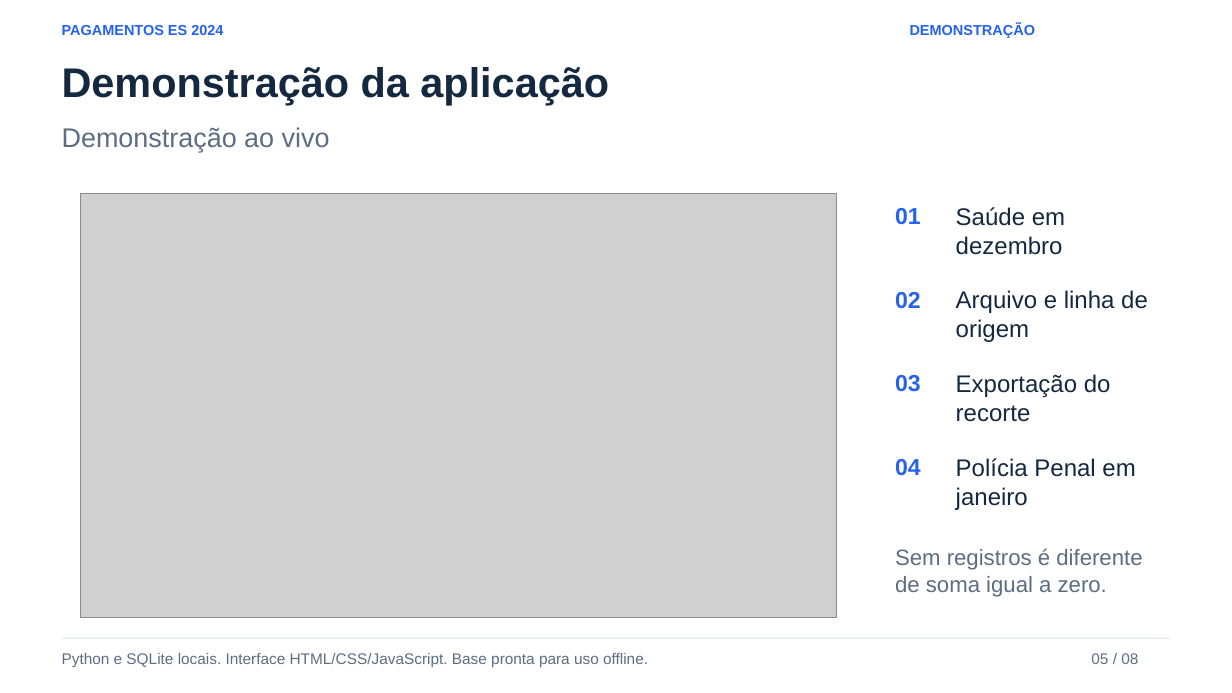
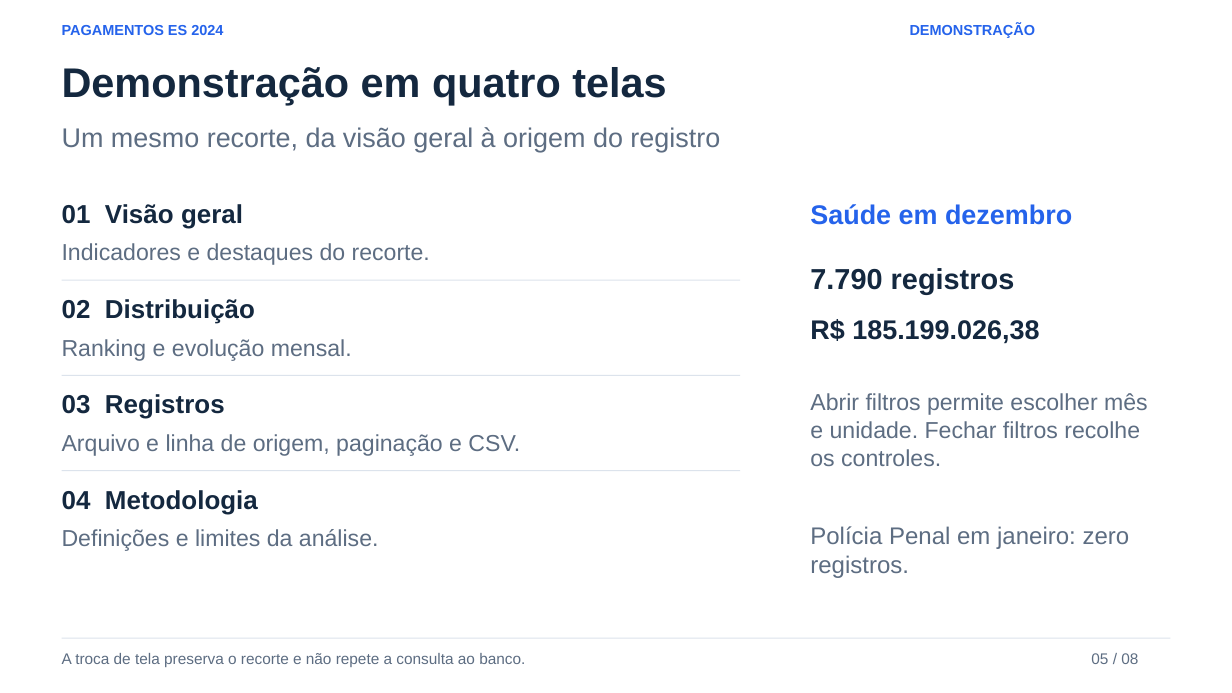
Before and after one commit to Stratfy/cp5-data, a slide deck: slide 5 of docs/apresentacao_pagamentos_es_2024.pptx. Drawn at 1232x693 pixels with LibreOffice and Linux fonts; fonts in the diff are those of the drawing; grey boxes stand for pictures. Boxes give left, top, right and bottom in pixels: in the first picture for what was removed or moved away, otherwise in the second. Text is boxed around its words. In the diff, an @@ line names an element or a change of style, - is before the commit and + after.

```diff
--- a/docs/apresentacao_pagamentos_es_2024.pptx
+++ b/docs/apresentacao_pagamentos_es_2024.pptx
@@ text at (62,67,666,105): text changed @@
-Demonstração da aplicação
+Demonstração em quatro telas
@@ text at (62,127,720,152): text changed @@
-Demonstração ao vivo
+Um mesmo recorte, da visão geral à origem do registro
@@ text added at (62,204,243,229), 20.2 pt, text #14283F, bold @@
+01 Visão geral
@@ picture removed at (81,193,837,617) @@
@@ text "Saúde em dezembro": place and size @@
-text "Saúde em dezembro" at (956,207,1065,255)
+text "Saúde em dezembro" at (810,204,1072,225)
@@ text "Saúde em dezembro" at (810,204,1072,225): size 18.8 to 21 pt, text colour #14283F to #2563EB, bold on @@
@@ text removed at (895,208,921,225) @@
-01
@@ text added at (62,243,430,265), 18 pt, text #5D6D82 @@
+Indicadores e destaques do recorte.
@@ text added at (810,268,1015,295), 22.5 pt, text #14283F, bold @@
+7.790 registros
@@ text at (62,299,255,324): text changed; size 18 to 20.2 pt; text colour #2563EB to #14283F @@
-02
+02 Distribuição
@@ line added from (62, 280) to (740, 280), #DCE3EC 0.75 pt @@
@@ text added at (810,319,1039,344), 21 pt, text #14283F, bold @@
+R$ 185.199.026,38
@@ text added at (62,339,352,361), 18 pt, text #5D6D82 @@
+Ranking e evolução mensal.
@@ line added from (62, 375) to (740, 375), #DCE3EC 0.75 pt @@
@@ text removed at (956,374,1111,422) @@
-Exportação do recorte
@@ text at (62,394,225,419): text changed; size 18 to 20.2 pt; text colour #2563EB to #14283F @@
-03
+03 Registros
@@ text added at (810,393,1148,466), 18 pt, text #5D6D82 @@
+Abrir filtros permite escolher mês e unidade. Fechar filtros recolhe os controles.
@@ text at (62,434,520,456): text changed; size 18.8 to 18 pt; text colour #14283F to #5D6D82 @@
-Arquivo e linha de origem
+Arquivo e linha de origem, paginação e CSV.
@@ line added from (62, 470) to (740, 470), #DCE3EC 0.75 pt @@
@@ text at (62,490,258,515): text changed; size 18 to 20.2 pt; text colour #2563EB to #14283F @@
-04
+04 Metodologia
@@ text added at (62,529,379,551), 18 pt, text #5D6D82 @@
+Definições e limites da análise.
@@ text at (810,526,1130,578): text changed; text colour #14283F to #5D6D82 @@
-Polícia Penal em janeiro
+Polícia Penal em janeiro: zero registros.
@@ text removed at (895,548,1142,597) @@
-Sem registros é diferente
-de soma igual a zero.
@@ text at (62,653,525,667): text changed @@
-Python e SQLite locais. Interface HTML/CSS/JavaScript. Base pronta para uso offline.
+A troca de tela preserva o recorte e não repete a consulta ao banco.
```
Also in this commit, not shown: 12 other files.
